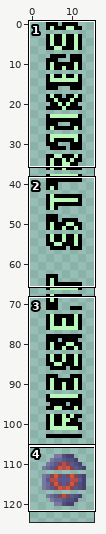
A pixel-art file gets an edit: src/textures/title/mapsel.tim/right_side/right_side.tim.aseprite. The picture above shows the old version from afar; the outline marks the close-up.
Close-up. As it was:
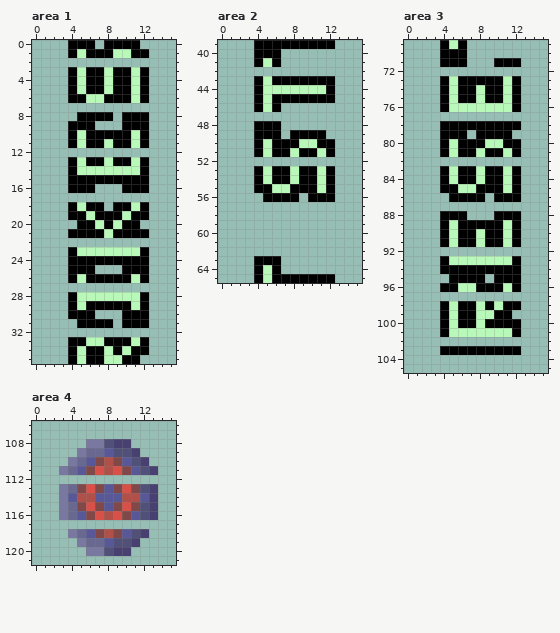
16x160 pixels, 1 frame. Shown: area 1: x 0..15, y 0..35; area 2: x 0..15, y 39..65; area 3: x 0..15, y 69..105; area 4: x 0..15, y 106..121. The wide view leaves out empty margins.
After the commit:
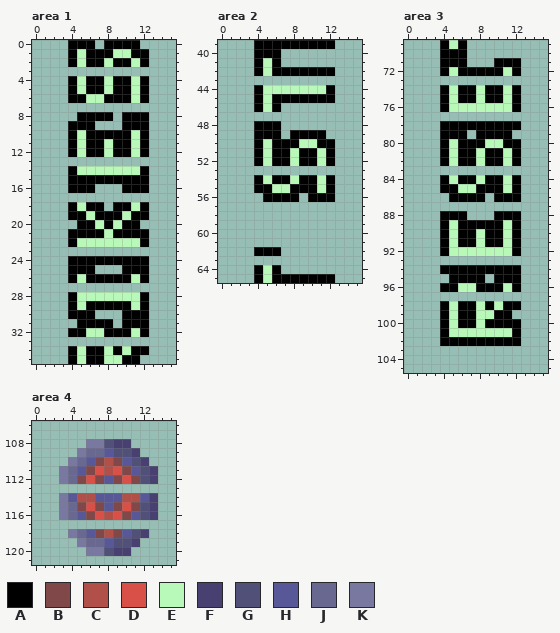
Palette (. is transparent): A #000000  B #804848  C #b05048  D #d85048  E #b8f8b8  F #484070  G #505078  H #585898  J #686890  K #7878a0
From old to new:
--- area 1
@@ x 0..15 @@
  1 ....AEAAAEEAA...
- 2 ................
- 3 ....AEAAEAAEA...
+ 2 ....AEAAEAAEA...
+ 3 ................
  4 ....AEAAEAAEA...
@@ x 0..15 @@
 11 ....AEAAEAAEA...
-12 ................
-13 ....AEAAEAAEA...
+12 ....AEAAEAAEA...
+13 ................
 14 ....AEEEEEEEA...
@@ x 0..15 @@
 21 ....AAAAEAAAA...
-22 ................
-23 ....AEEEEEEEA...
+22 ....AEEEEEEEA...
+23 ................
 24 ....AAAAAAAAA...
@@ x 0..15 @@
 31 .....AAAA.AAA...
-32 ................
-33 ....AAEEAAAEA...
+32 ....AAEEAAAEA...
+33 ................
 34 ....AEAAEAEAA...
--- area 2
@@ x 0..15 @@
 41 ....AEA.........
-42 ................
-43 ....AEAAAAAAA...
+42 ....AEAAAAAAA...
+43 ................
 44 ....AEEEEEEEA...
@@ x 0..15 @@
 51 ....AEAAEAAEA...
-52 ................
-53 ....AEAAEAAEA...
+52 ....AEAAEAAEA...
+53 ................
 54 ....AEAAEAAEA...
@@ x 2..8 @@
 61 .......
-62 .......
-63 ..AAA..
+62 ..AAA..
+63 .......
 64 ..AEA..
--- area 3
@@ x 0..15 @@
  71 ....AAA...AAA...
- 72 ................
- 73 ....AEAAAAAEA...
+ 72 ....AEAAAAAEA...
+ 73 ................
  74 ....AEAAEAAEA...
@@ x 0..15 @@
  81 ....AEAAEAAEA...
- 82 ................
- 83 ....AEAAEAAEA...
+ 82 ....AEAAEAAEA...
+ 83 ................
  84 ....AEAAEAAEA...
@@ x 0..15 @@
  91 ....AEAAEAAEA...
- 92 ................
- 93 ....AEEEEEEEA...
+ 92 ....AEEEEEEEA...
+ 93 ................
  94 ....AAAAAAAAA...
@@ x 0..15 @@
 101 ....AEEEEEEEA...
-102 ................
-103 ....AAAAAAAAA...
+102 ....AAAAAAAAA...
+103 ................
 104 ................
--- area 4
@@ x 0..15 @@
 111 ...KJHBDCDBHGF..
-112 ................
-113 ...KJBDBHBDBGF..
+112 ...KJBDBHBDBGF..
+113 ................
 114 ...KHCCHHHCCHF..
